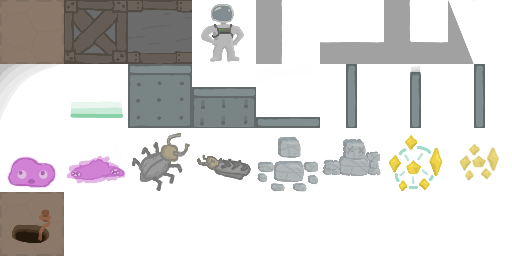
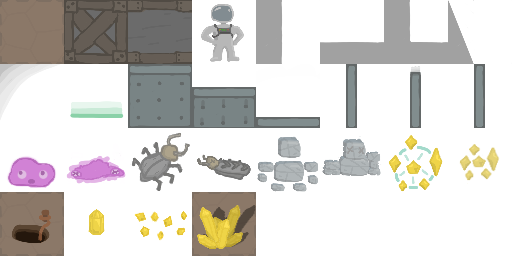
Before/after of a w=512, h=256 layered artwork. What changed in the layer stack:
painted on "Paint Layer 1(pasted)" over [88, 192, 256, 256]
painted on "Base Tiles" over [88, 192, 256, 256]
